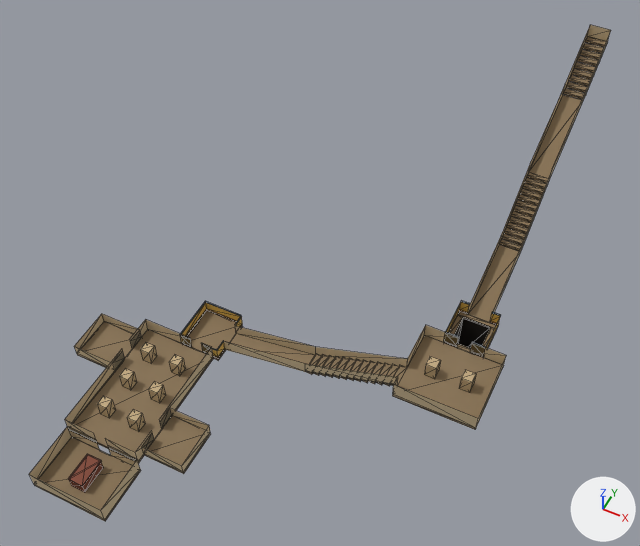
A saved change to the glTF model public/models/kv43.glb.
Rendered twice from a 50 mm camera at (0.222, -1.891, 1.182) aimed at (-0.345, -0.758, -0.234). Arrows for +X, +Y and +Z are at lower right; the lights stay in place. The older version comes first. Mesh edges are drawn as thin lines. Where no turn or scale is listed for an object, it has been applied to the vertices. Vertices at exactly the same position are counted once.

The scene before the commit, as lines of its bpy script (objects in view):
```python
me_mesh_0 = bpy.data.meshes.new('Mesh_0')
me_mesh_0.from_pydata(...)  # 568 vertices, 842 faces; spans x -0.76..0.084, y -1.38..0.0, z -0.396..0.031
me_mesh_0.materials.append(mat_material_0)
ob_tomb = bpy.data.objects.new('Tomb', me_mesh_0)
ob_tomb.location = (0.0, 0.0, 0.0)
```
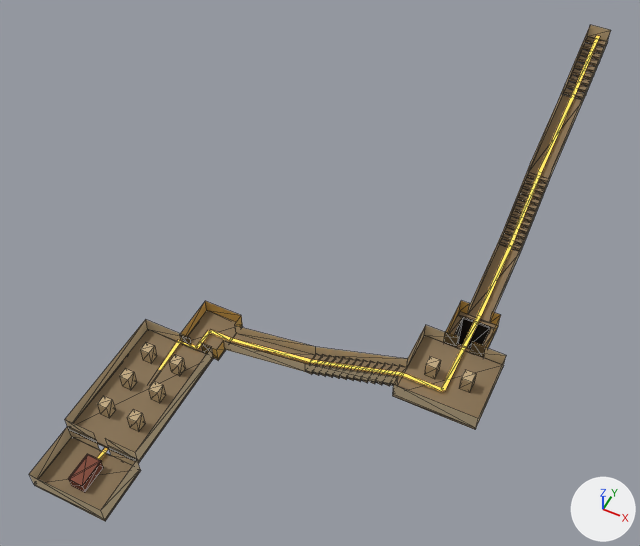
Changed parts and their boxes [x1, y1, x2, y2] in the pictures (640 x 546 px):
'Route', added: after [97, 35, 600, 460]
part 1 of me_mesh_0, reshaped: [444, 300, 501, 357] in both
part 2 of me_mesh_0, cut back: before [65, 301, 242, 474]; after [65, 301, 242, 461]

The change in detail:
Material 'Route' (mat_route) is new.
Its base color is (0.888, 0.533, 0.0762) (yellow #f2c14e).
Its emission color is (0.888, 0.533, 0.0762) (yellow #f2c14e).
Its emission strength is 0.6.
me_mesh_0 is used by ob_tomb; location (0.0, 0.0, 0.0).
me_mesh_0 had 568 vertices, 842 faces and spanned x -0.76..0.084, y -1.38..0.0, z -0.396..0.031.
me_mesh_0 now has 500 vertices, 746 faces and spans x -0.66..0.084, y -1.38..0.0, z -0.396..0.031.
Part 1, on me_mesh_0:
16 vertices are removed from x -0.042..0.042, y -0.81..-0.72, z -0.234..-0.21.
36 faces are deleted.
12 new faces join them.
Part 2, on me_mesh_0:
52 vertices are removed from x -0.76..-0.4, y -1.24..-0.872, z -0.366..-0.325.
88 faces are deleted.
16 new faces join them.
Mesh me_mesh_1 is new.
It has 38 vertices, 28 faces and spans x -0.58..0.004, y -1.32..0.0, z -0.382..0.008.
It uses material mat_route (yellow #f2c14e, glowing yellow #f2c14e).
Object 'Route' (ob_route) is new; it shows me_mesh_1.
Its location is (0.0, 0.0, 0.0).
